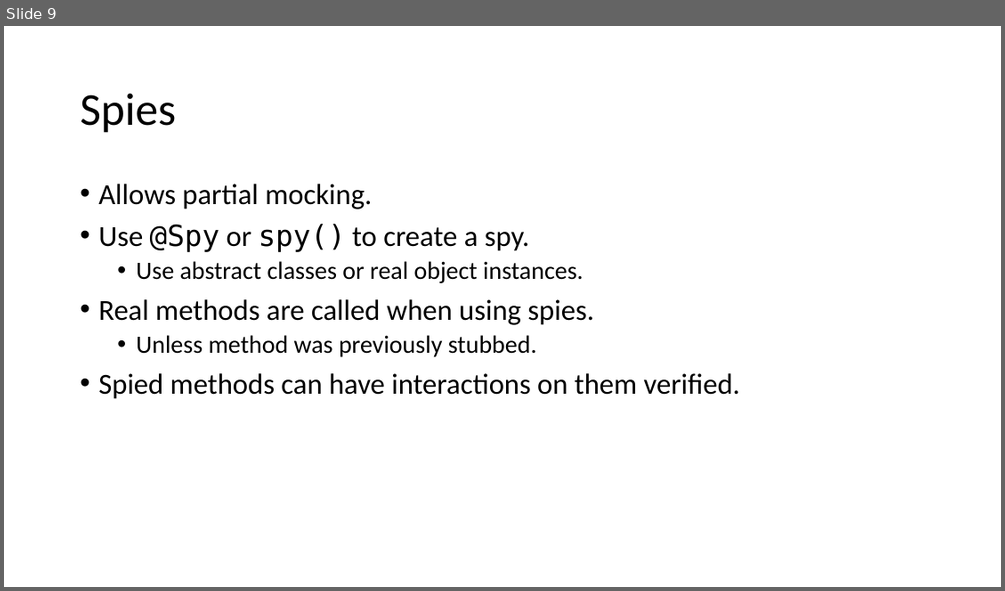
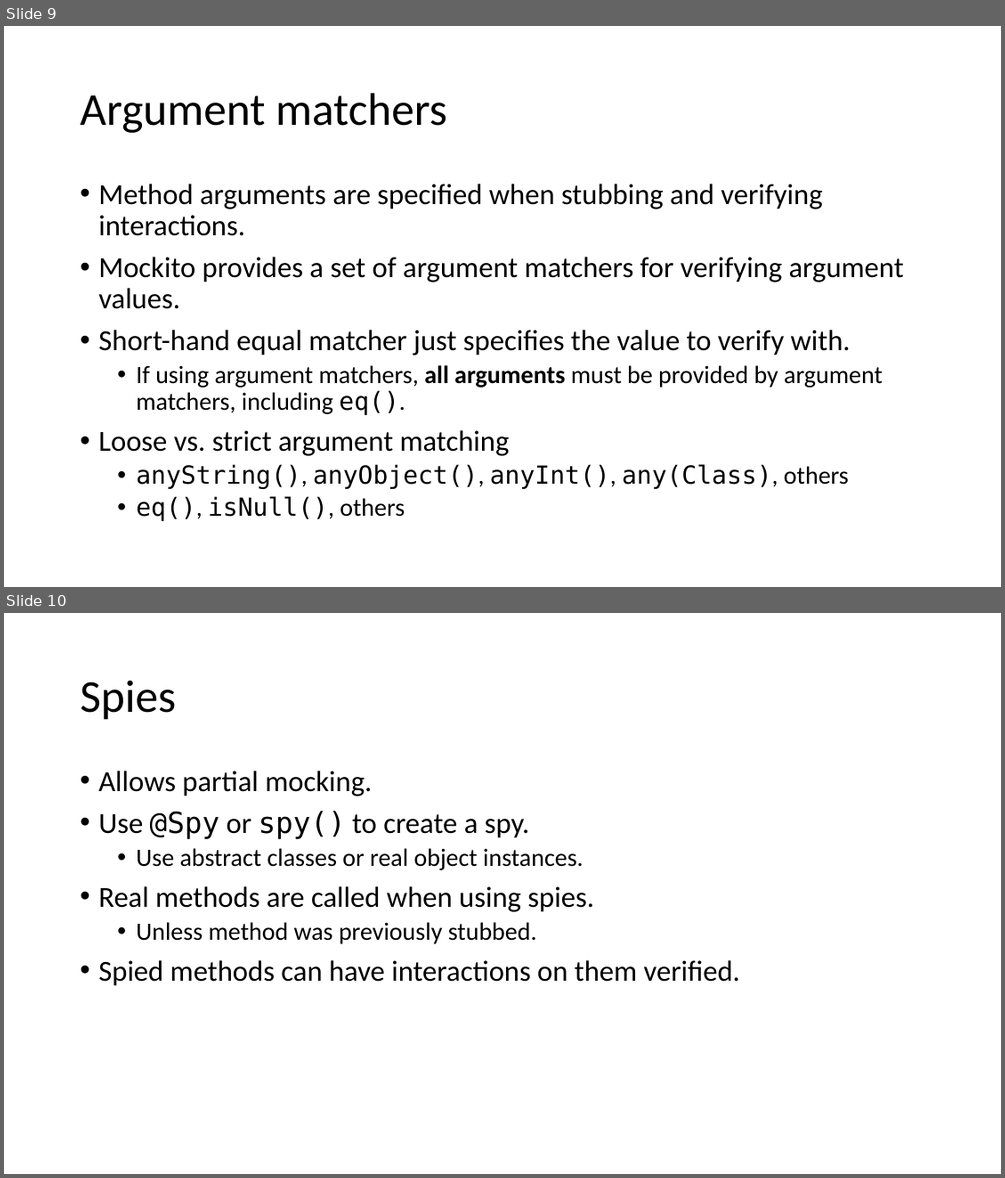
Before and after one commit to cebartling/test-driven, a slide deck: presentations/Introduction to Mockito.pptx. Shown one above the other, each under a label of ours: slide 9 before the commit, slides 9 and 10 after it. The pictures are 1005x591 and 1005x1178 pixels, drawn with LibreOffice and Linux fonts; fonts in the diff are those of the drawing. Boxes give left, top, right and bottom in pixels: in the first picture for what was removed or moved away, otherwise in the second. Text is boxed around its words. In the diff, an @@ line names an element or a change of style, - is before the commit and + after.

Commit message:
Introduction to Mockito presentation updates

```diff
--- a/presentations/Introduction to Mockito.pptx
+++ b/presentations/Introduction to Mockito.pptx
@@ slide 9 added at bbox=[4, 26, 1001, 587], background #FFFFFF @@
@@ title added at bbox=[80, 93, 447, 133], 44 pt, text #000000 @@
+Argument matchers
@@ text added at bbox=[98, 184, 904, 521], 28 pt, text #000000 @@
+• Method arguments are specified when stubbing and verifying interactions.
+• Mockito provides a set of argument matchers for verifying argument values.
+• Short-hand equal matcher just specifies the value to verify with.
+  • If using argument matchers, all arguments must be provided by argument matchers, including eq().
+• Loose vs. strict argument matching
+  • anyString(), anyObject(), anyInt(), any(Class), others
+  • eq(), isNull(), others
@@ what was slide 9 is now slide 10 @@
```
Also in this commit, not shown: 3 slides changed, 2 other slides added, 2 slides removed.
